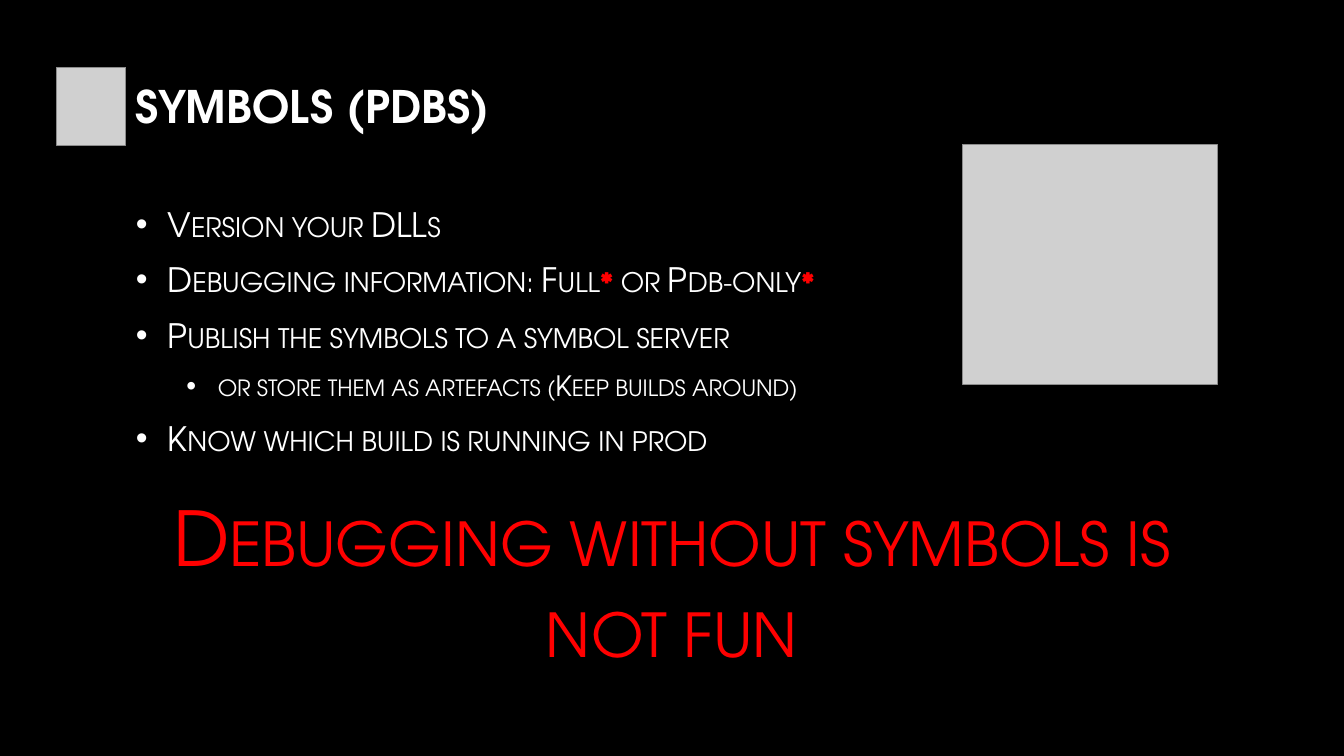
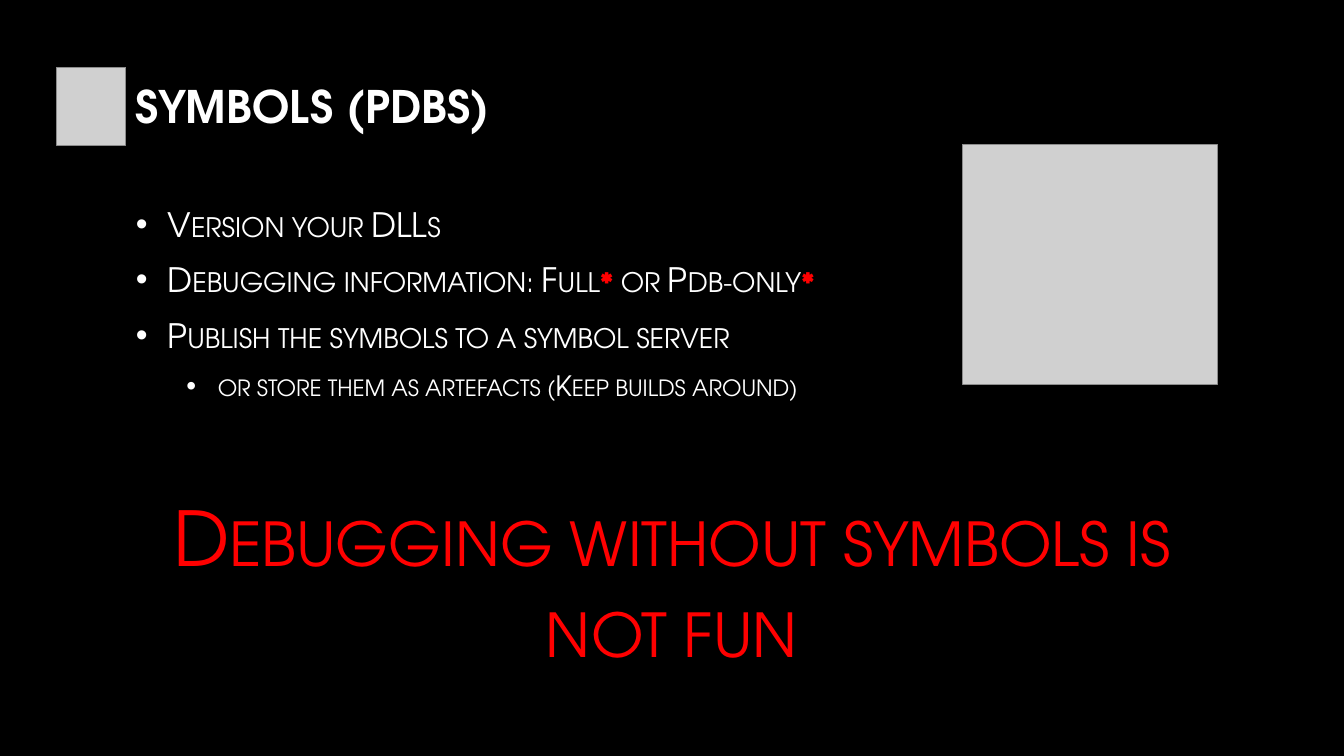
Before and after one commit to gabrielweyer/blog-samples, a slide deck: slide 6 of windbg-brownbag/docs/WinDbg.pptx. Drawn at 1344x756 pixels with LibreOffice and Linux fonts; fonts in the diff are those of the drawing; grey boxes stand for pictures; background and template pictures are left out. Boxes give left, top, right and bottom in pixels: in the first picture for what was removed or moved away, otherwise in the second. Text is boxed around its words. In the diff, an @@ line names an element or a change of style, - is before the commit and + after.

Commit message:
Update WinDbg presentation

```diff
--- a/windbg-brownbag/docs/WinDbg.pptx
+++ b/windbg-brownbag/docs/WinDbg.pptx
@@ text at [264, 430, 707, 452]: paragraph removed @@
-• Know which build is running in prod
```
Also in this commit, not shown: 1 other slide changed.
